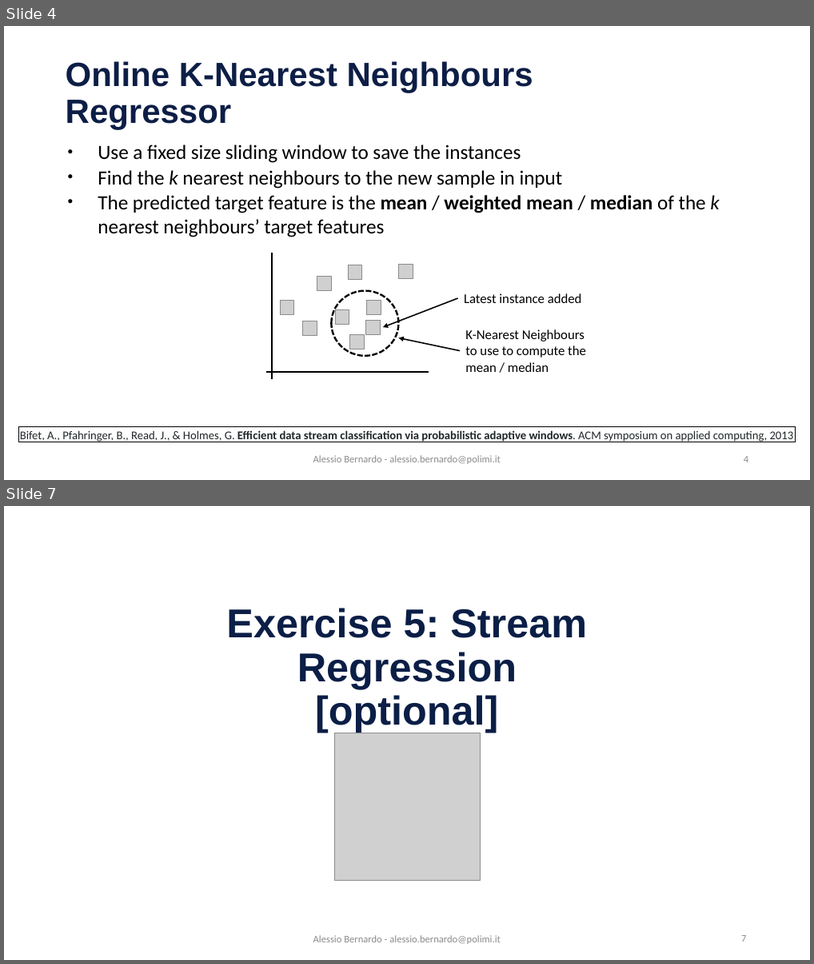
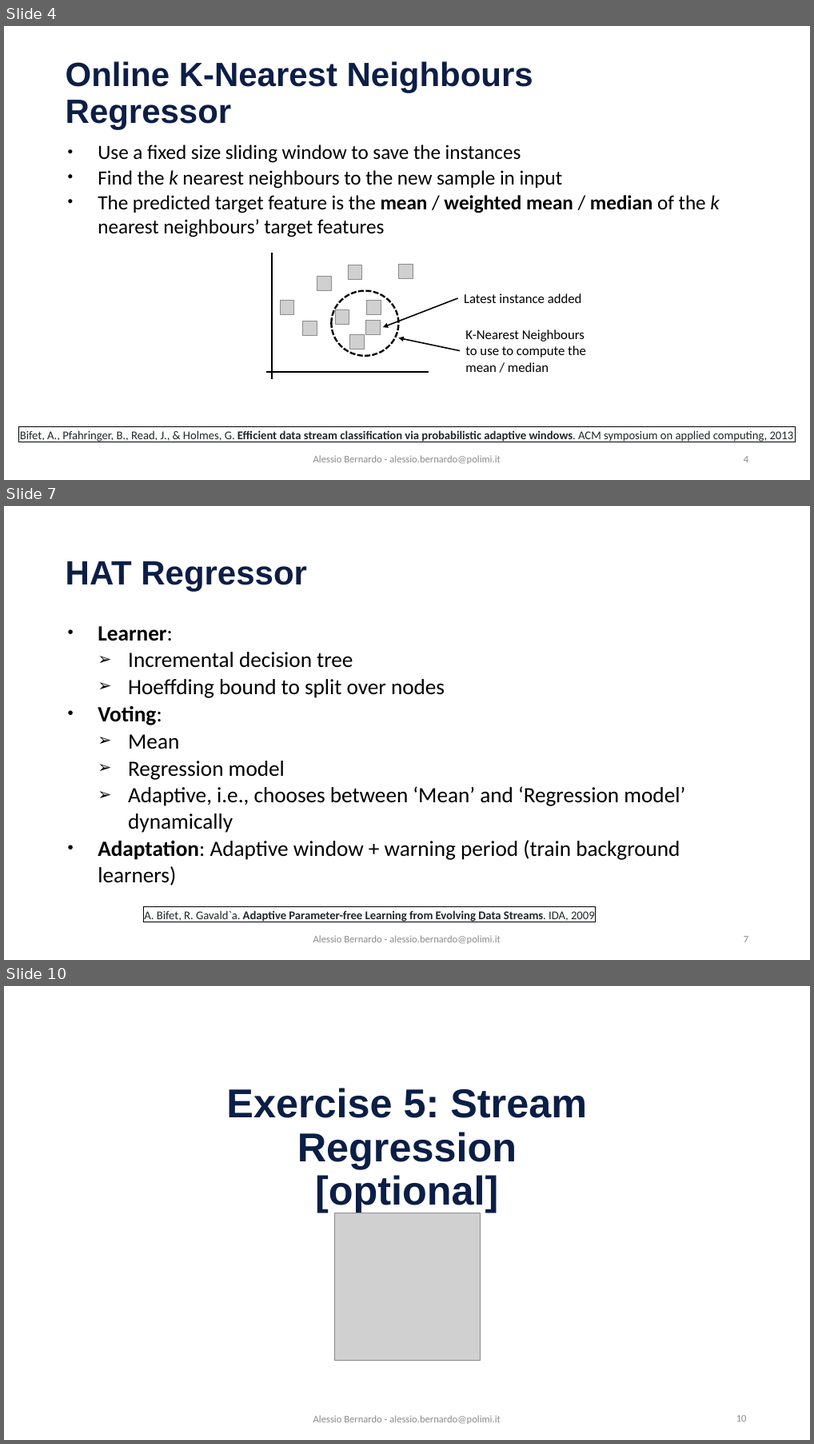
Before and after one commit to emanueledellavalle/streaming-data-analytics, a slide deck: lectures/12_SML_predicting-data-streams/12_3_Regression.pptx. Shown one above the other, each under a label of ours: slides 4 and 7 before the commit, slides 4, 7 and 10 after it; the slides between them are not shown. The pictures are 814x964 and 814x1444 pixels, drawn with LibreOffice and Linux fonts; fonts in the diff are those of the drawing; grey boxes stand for pictures; background and template pictures are left out. Boxes give left, top, right and bottom in pixels: in the first picture for what was removed or moved away, otherwise in the second. Text is boxed around its words. In the diff, an @@ line names an element or a change of style, - is before the commit and + after.

```diff
--- a/lectures/12_SML_predicting-data-streams/12_3_Regression.pptx
+++ b/lectures/12_SML_predicting-data-streams/12_3_Regression.pptx
@@ slide 7 added at (4,506,810,960), background #FFFFFF @@
@@ title added at (66,561,307,592), 40 pt, text #0D1E46, bold @@
+HAT Regressor
@@ text added at (98,626,686,885), 26 pt, text #000000 @@
+• Learner:
+  ➢ Incremental decision tree
+  ➢ Hoeffding bound to split over nodes
+• Voting:
+  ➢ Mean
+  ➢ Regression model
+  ➢ Adaptive, i.e., chooses between ‘Mean’ and ‘Regression model’ dynamically
+• Adaptation: Adaptive window + warning period (train background learners)
@@ rectangle added at (144,907,596,922), outline #000000 0.75 pt, 14 pt, text #202729, bold @@
+A. Bifet, R. Gavald`a. Adaptive Parameter-free Learning from Evolving Data Streams. IDA, 2009
@@ text added at (314,935,500,944), 12 pt, text #8C8C8C @@
+Alessio Bernardo - alessio.bernardo@polimi.it
@@ page number added at (744,936,749,942), 12 pt, text #8C8C8C @@
+7
@@ what was slide 7 is now slide 10 @@
@@ page number at (737,1415,747,1421): text changed @@
-7
+10
```
Also in this commit, not shown: 3 slides changed, 2 other slides added, 12 other files.
